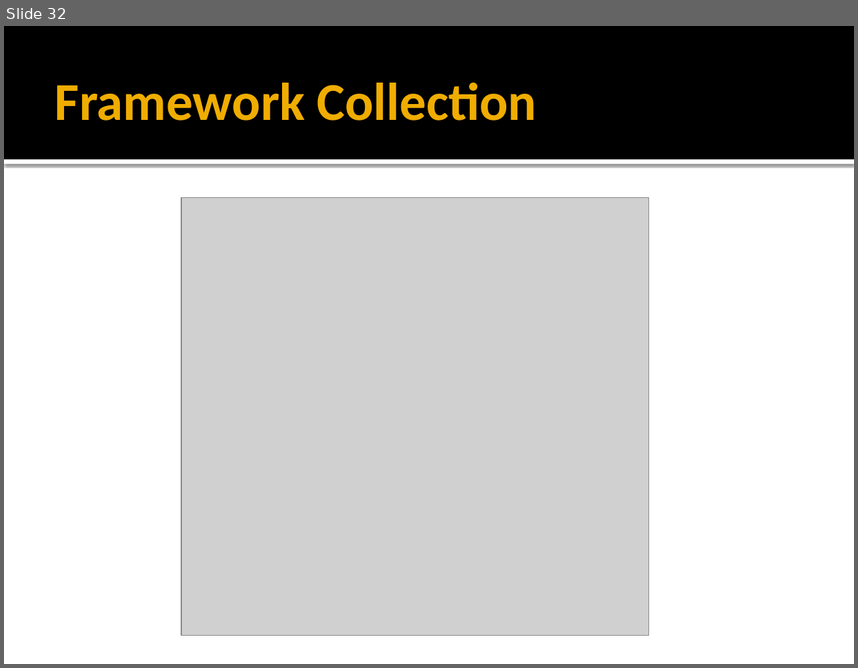
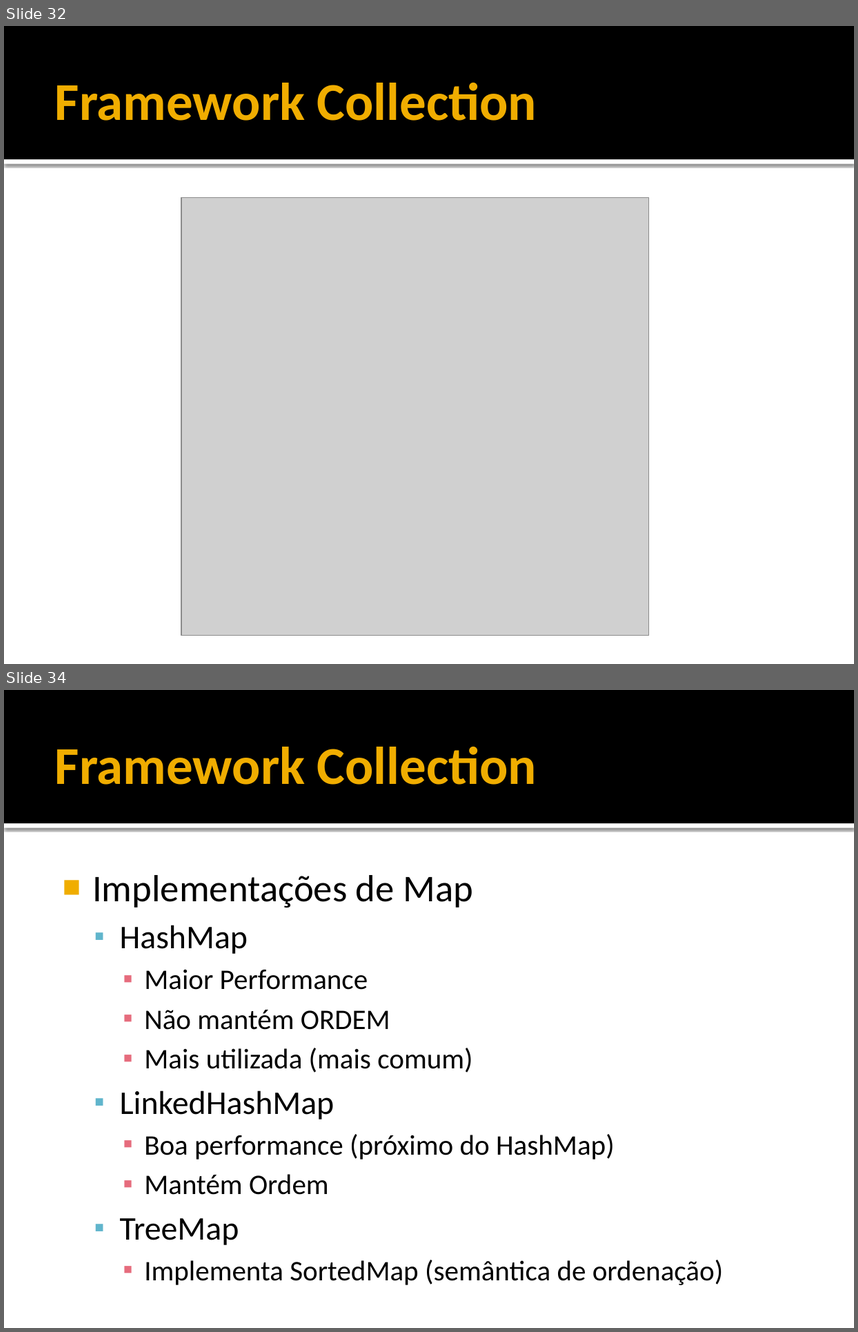
Before and after one commit to filosofisto/cpb-treinamento, a slide deck: Fundamentos/Fundamentos - Collections.pptx. Shown one above the other, each under a label of ours: slide 32 before the commit, slides 32 and 34 after it; the slides between them are not shown. The pictures are 858x668 and 858x1332 pixels, drawn with LibreOffice and Linux fonts; fonts in the diff are those of the drawing; grey boxes stand for pictures. Boxes give left, top, right and bottom in pixels: in the first picture for what was removed or moved away, otherwise in the second. Text is boxed around its words. In the diff, an @@ line names an element or a change of style, - is before the commit and + after.

Commit message:
PPT Collection
Atualização

```diff
--- a/Fundamentos/Fundamentos - Collections.pptx
+++ b/Fundamentos/Fundamentos - Collections.pptx
@@ slide 34 added at [4, 690, 854, 1328], background #FFFFFF; not listed: 2 template elements that a slide beside it also shows @@
@@ title added at [55, 747, 537, 785], 45 pt, text #F0AD00, bold @@
+Framework Collection
@@ text added at [92, 875, 723, 1285], 24 pt, text #000000 @@
+■ Implementações de Map
+  ▪ HashMap
+    ▪ Maior Performance
+    ▪ Não mantém ORDEM
+    ▪ Mais utilizada (mais comum)
+  ▪ LinkedHashMap
+    ▪ Boa performance (próximo do HashMap)
+    ▪ Mantém Ordem
+  ▪ TreeMap
+    ▪ Implementa SortedMap (semântica de ordenação)
```
Also in this commit, not shown: 4 other slides added.
